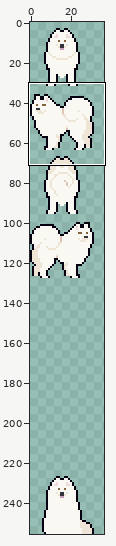
Pixel-art file: Wooft/Assets/Sprites/Wooft_Character_Main_Dog.aseprite. The first picture is a wide view before the edit; the outline marks the close-up.
Close-up. Before:
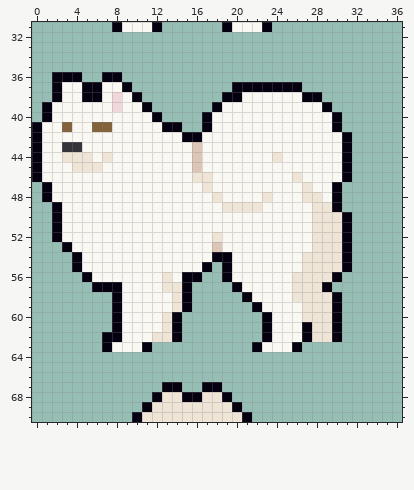
256x256 pixels, 1 frame. Colours within 5 levels of each other are drawn and written as one. Shown: x 0..36, y 31..70. The wide view leaves out empty margins.
Now the later version:
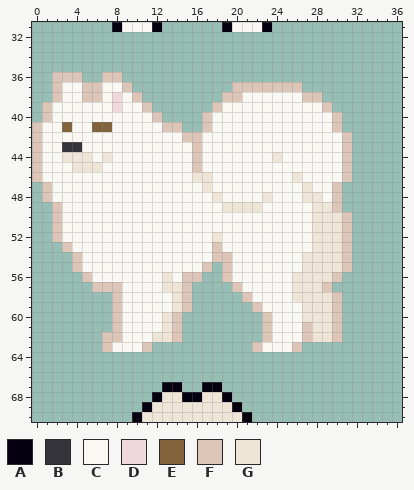
Palette (. is transparent): A #04000f  B #343339  C #f9f8f2  D #efd7db  E #82633b  F #ddc5b8  G #efe5d7
Message: Update Main Character Outline Swap from dark purple to just dark colour from dog palette for a softer outline compared to the rest of the tiles.
The exact change:
--- layer "Color"
@@ x 0..36 @@
 35 .....................................
-36 ..AAA..AA............................
-37 ..ACCAACCA..........AAAAAAA..........
-38 ..ACCAACDCA........AACCCCCCAA........
-39 .ACCCCCCDCCA......ACCCCCCCCCCA.......
-40 .ACCCCCCCCCCA....ACCCCCCCCCCCCA......
-41 ACCECCEECCCCCAA..ACCCCCCCCCCCCA......
-42 ACCCCCCCCCCCCCCAACCCCCCCCCCCCCCA.....
-43 ACCBBCCCCCCCCCCCFCCCCCCCCCCCCCCA.....
-44 ACCGGGCGCCCCCCCCFCCCCCCCGCCCCCCA.....
-45 ACCCGGGCCCCCCCCCFCCCCCCCCCCCCCCA.....
-46 ACCCCCCCCCCCCCCCGGCCCCCCCCGCCCCA.....
-47 .ACCCCCCCCCCCCCCCGCCCCCCCCCGCCA......
-48 .ACCCCCCCCCCCCCCCCGCCCCGCCCGGCA......
-49 ..ACCCCCCCCCCCCCCCCGGGGCCCCCGGA......
-50 ..ACCCCCCCCCCCCCCCCCCCCCCCCCGGGA.....
-51 ..ACCCCCCCCCCCCCCCCCCCCCCCCCGGGA.....
-52 ..ACCCCCCCCCCCCCCCGCCCCCCCCCGGGA.....
-53 ...ACCCCCCCCCCCCCCFCCCCCCCCCGGGA.....
-54 ....ACCCCCCCCCCCCCAACCCCCCCGGGGA.....
-55 ....ACCCCCCCCCCCCA.ACCCCCCCGGGGA.....
-56 .....ACCCCCCCGCAA..ACCCCCCGGGGA......
-57 ......AAACCCCGGA....ACCCCCGGGA.......
-58 ........ACCCCCGA.....ACCCCGGGGA......
-59 ........ACCCCCGA......ACCCCGGGA......
-60 ........ACCCCGA........ACCCGGGA......
-61 ........ACCCCGA........ACCCAGGA......
-62 .......AACCCGGA........ACCCAGGA......
-63 .......ACCCA..........ACCCA..........
+36 ..FFF..FF............................
+37 ..FCCFFCCF..........FFFFFFF..........
+38 ..FCCFFCDCF........FFCCCCCCFF........
+39 .FCCCCCCDCCF......FCCCCCCCCCCF.......
+40 .FCCCCCCCCCCF....FCCCCCCCCCCCCF......
+41 FCCECCEECCCCCFF..FCCCCCCCCCCCCF......
+42 FCCCCCCCCCCCCCCFFCCCCCCCCCCCCCCF.....
+43 FCCBBCCCCCCCCCCCFCCCCCCCCCCCCCCF.....
+44 FCCGGGCGCCCCCCCCFCCCCCCCGCCCCCCF.....
+45 FCCCGGGCCCCCCCCCFCCCCCCCCCCCCCCF.....
+46 FCCCCCCCCCCCCCCCGGCCCCCCCCGCCCCF.....
+47 .FCCCCCCCCCCCCCCCGCCCCCCCCCGCCF......
+48 .FCCCCCCCCCCCCCCCCGCCCCGCCCGGCF......
+49 ..FCCCCCCCCCCCCCCCCGGGGCCCCCGGF......
+50 ..FCCCCCCCCCCCCCCCCCCCCCCCCCGGGF.....
+51 ..FCCCCCCCCCCCCCCCCCCCCCCCCCGGGF.....
+52 ..FCCCCCCCCCCCCCCCGCCCCCCCCCGGGF.....
+53 ...FCCCCCCCCCCCCCCFCCCCCCCCCGGGF.....
+54 ....FCCCCCCCCCCCCCFFCCCCCCCGGGGF.....
+55 ....FCCCCCCCCCCCCF.FCCCCCCCGGGGF.....
+56 .....FCCCCCCCGCFF..FCCCCCCGGGGF......
+57 ......FFFCCCCGGF....FCCCCCGGGF.......
+58 ........FCCCCCGF.....FCCCCGGGGF......
+59 ........FCCCCCGF......FCCCCGGGF......
+60 ........FCCCCGF........FCCCGGGF......
+61 ........FCCCCGF........FCCCFGGF......
+62 .......FFCCCGGF........FCCCFGGF......
+63 .......FCCCF..........FCCCF..........
 64 .....................................
Where, in picture pixels (left, top, right, bottom), the same in both close-ups:
changed: (32, 72, 352, 352)
